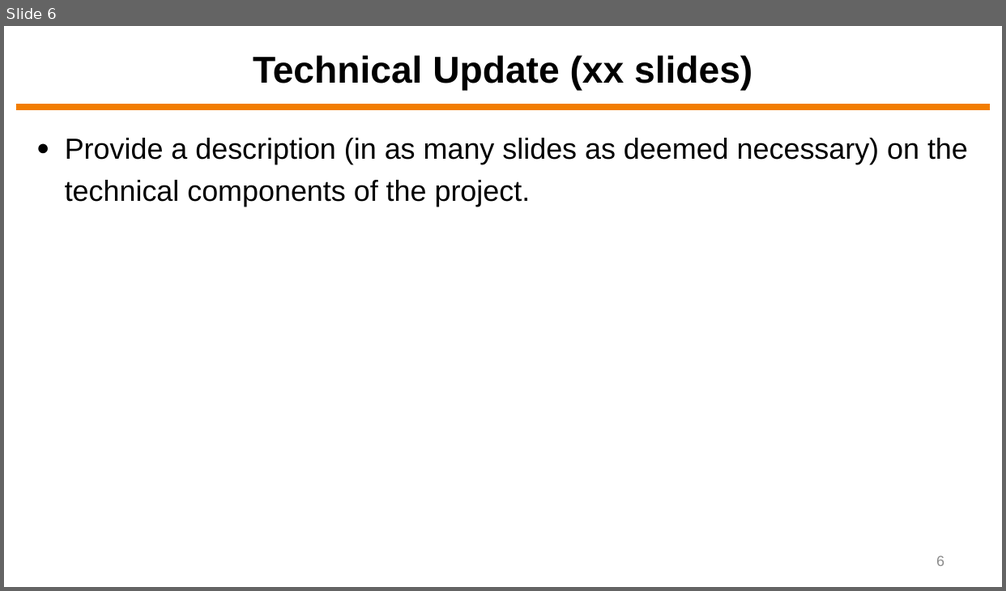
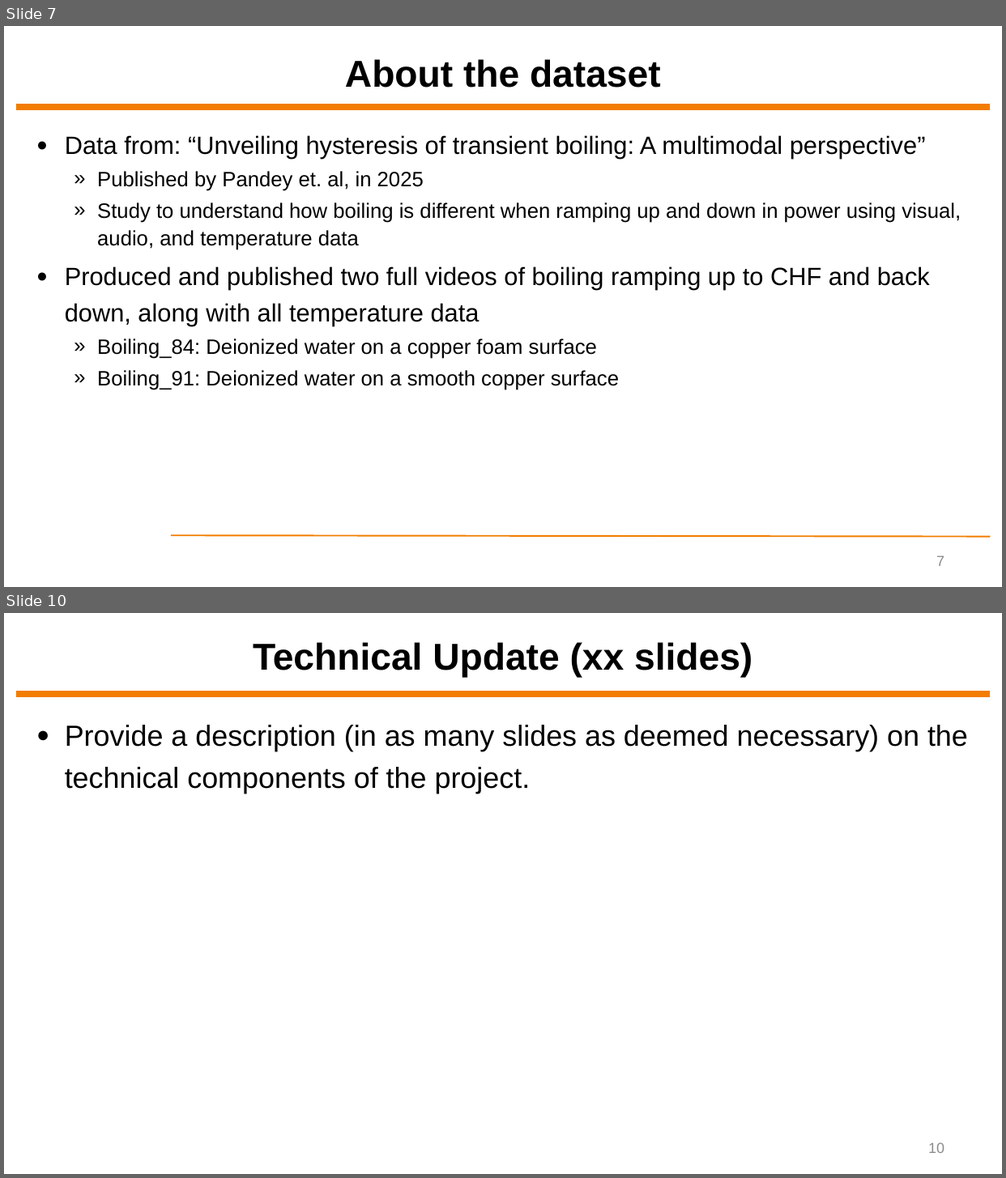
Before and after one commit to ytrivedi315/Final-Project-Yash-Trivedi, a slide deck: Final Presentation/ECEN5743 Final Project Presentation - YT.pptx. Shown one above the other, each under a label of ours: slide 6 before the commit, slides 7 and 10 after it; the slides between them are not shown. The pictures are 1006x591 and 1006x1178 pixels, drawn with LibreOffice and Linux fonts; fonts in the diff are those of the drawing; background and template pictures are left out. Boxes give left, top, right and bottom in pixels: in the first picture for what was removed or moved away, otherwise in the second. Text is boxed around its words. In the diff, an @@ line names an element or a change of style, - is before the commit and + after.

```diff
--- a/Final Presentation/ECEN5743 Final Project Presentation - YT.pptx
+++ b/Final Presentation/ECEN5743 Final Project Presentation - YT.pptx
@@ slide 7 added at [4, 26, 1002, 587], background #FFFFFF; not listed: 1 template element that a slide beside it also shows @@
@@ title added at [345, 59, 661, 88], 36 pt, text #000000, bold @@
+About the dataset
@@ text added at [65, 135, 961, 390], 20 pt, text #000000 @@
+● Data from: “Unveiling hysteresis of transient boiling: A multimodal perspective”
+  » Published by Pandey et. al, in 2025
+  » Study to understand how boiling is different when ramping up and down in power using visual, audio, and temperature data
+● Produced and published two full videos of boiling ramping up to CHF and back down, along with all temperature data
+  » Boiling_84: Deionized water on a copper foam surface
+  » Boiling_91: Deionized water on a smooth copper surface
@@ line added from (171, 535) to (990, 536), #F27D00 1.5 pt @@
@@ page number added at [936, 556, 944, 566], 14 pt, text #8C8C8C @@
+7
@@ what was slide 6 is now slide 10 @@
@@ page number at [928, 1143, 944, 1153]: text changed @@
-6
+10
```
Also in this commit, not shown: 8 other slides added, 10 slides removed, 11 other files.
